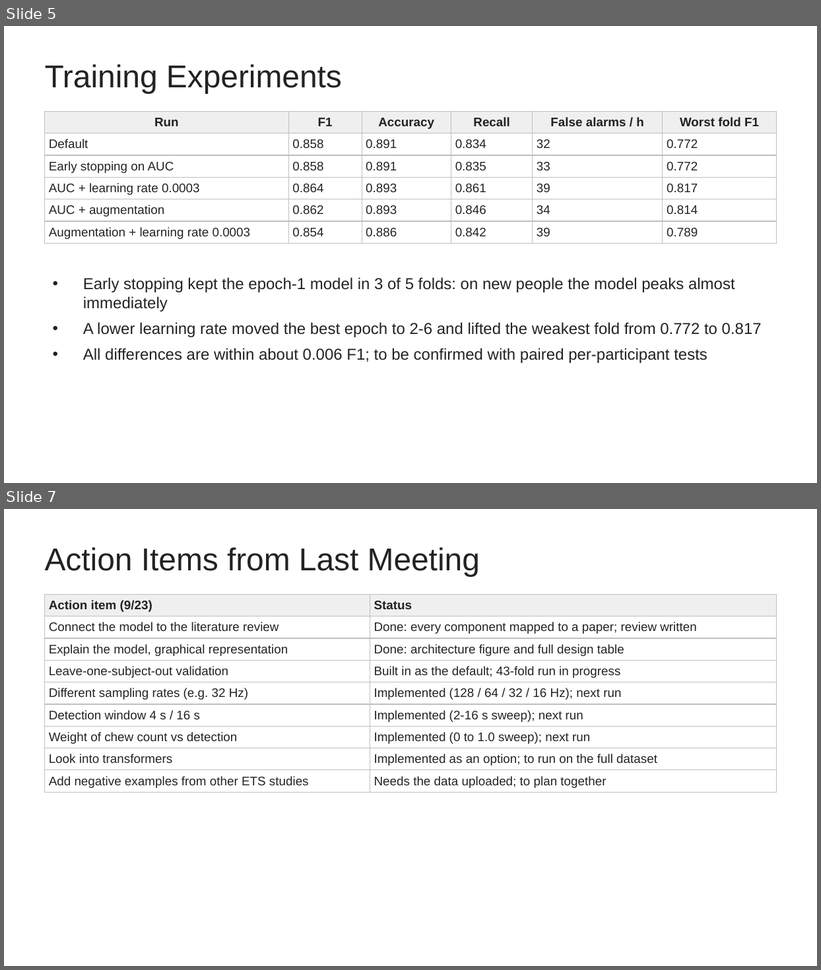
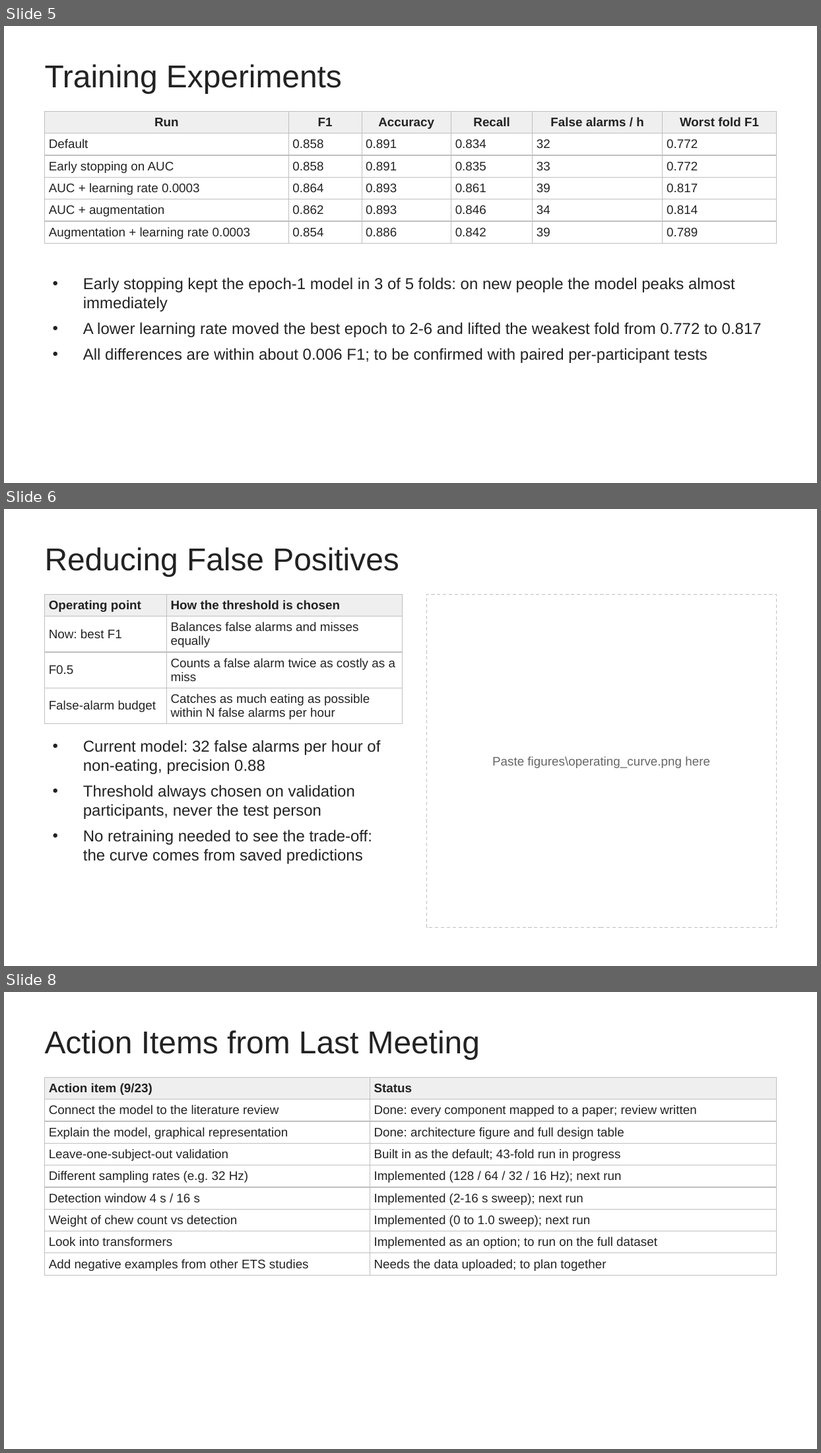
Before and after one commit to Cadunlea/Research_Directory, a slide deck: docs/presentation/lab_meeting_new_slides.pptx. Shown one above the other, each under a label of ours: slides 5 and 7 before the commit, slides 5, 6 and 8 after it; the slides between them are not shown. The pictures are 821x970 and 821x1453 pixels, drawn with LibreOffice and Linux fonts; fonts in the diff are those of the drawing. Boxes give left, top, right and bottom in pixels: in the first picture for what was removed or moved away, otherwise in the second. Text is boxed around its words. In the diff, an @@ line names an element or a change of style, - is before the commit and + after.

```diff
--- a/docs/presentation/lab_meeting_new_slides.pptx
+++ b/docs/presentation/lab_meeting_new_slides.pptx
@@ slide 6 added at bbox=[4, 509, 817, 966], background #FFFFFF @@
@@ text added at bbox=[45, 547, 399, 576], 28 pt, text #222222 @@
+Reducing False Positives
@@ table added at bbox=[45, 594, 403, 722], 4 rows, 2 columns @@
+Operating point | How the threshold is chosen
+Now: best F1 | Balances false alarms and misses equally
+F0.5 | Counts a false alarm twice as costly as a miss
+False-alarm budget | Catches as much eating as possible within N false alarms per hour
@@ rectangle added at bbox=[427, 594, 776, 927], fill #FFFFFF, outline #BFBFBF 0.75 pt dashed @@
@@ text added at bbox=[83, 740, 380, 864], 14 pt, text #222222 @@
+• Current model: 32 false alarms per hour of non-eating, precision 0.88
+• Threshold always chosen on validation participants, never the test person
+• No retraining needed to see the trade-off: the curve comes from saved predictions
@@ text added at bbox=[492, 757, 710, 768], 11 pt, text #666666 @@
+Paste figures\operating_curve.png here
@@ what was slide 7 is now slide 8 @@
```
Also in this commit, not shown: 1 slide changed, 7 other files.
